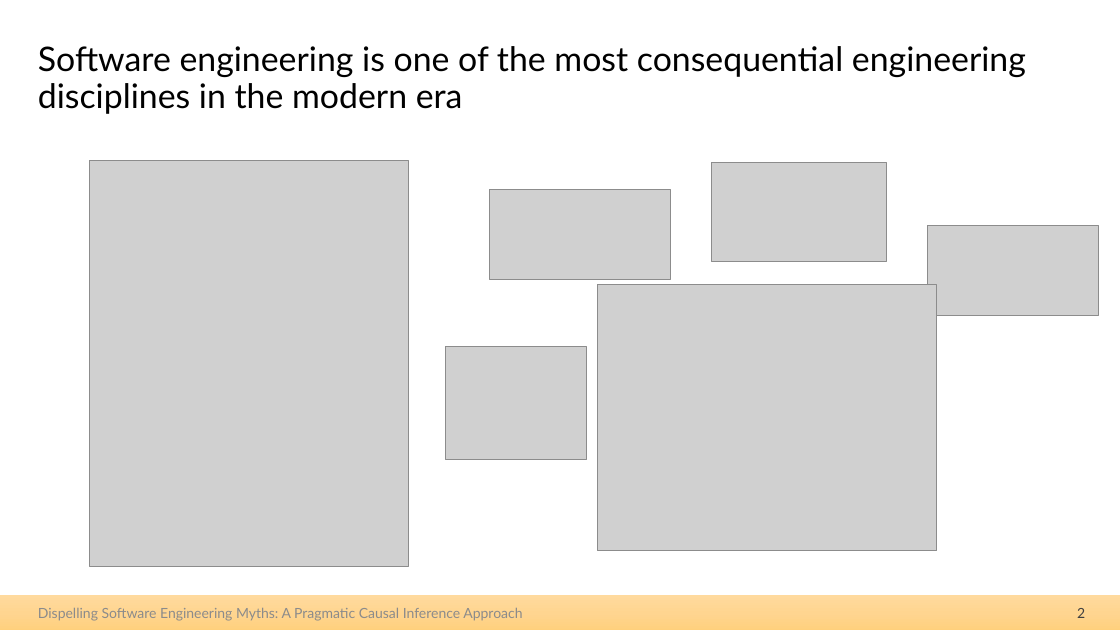
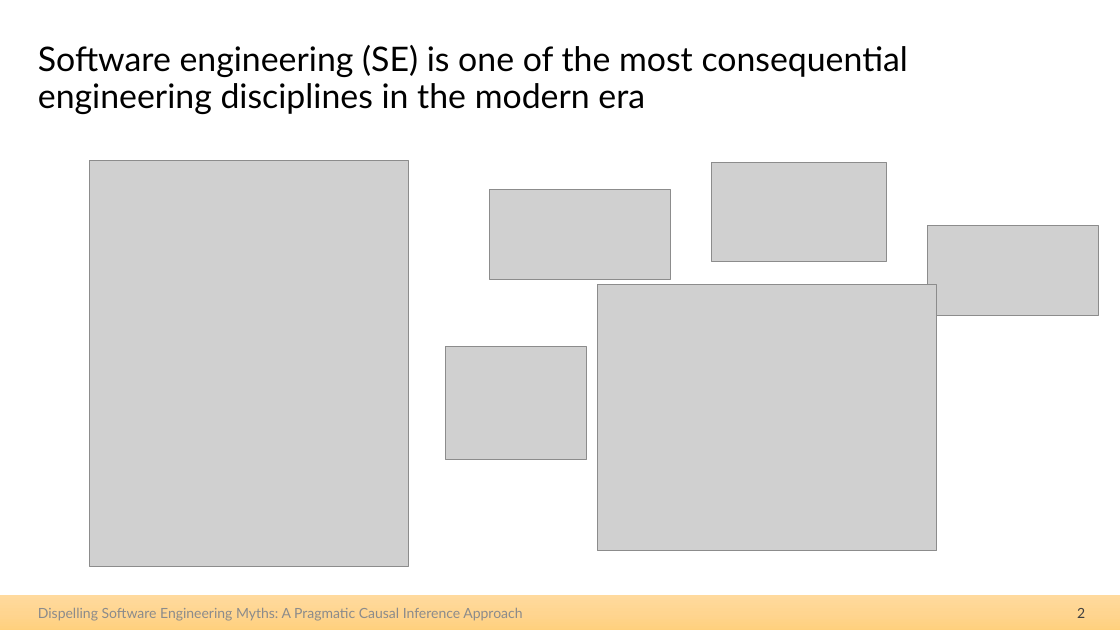
Before and after one commit to hehao98/Thesis, a slide deck: slide 2 of 2026.09.21-Thesis Defense.pptx. Drawn at 1120x630 pixels with LibreOffice and Linux fonts; fonts in the diff are those of the drawing; grey boxes stand for pictures. Boxes give left, top, right and bottom in pixels: in the first picture for what was removed or moved away, otherwise in the second. Text is boxed around its words. In the diff, an @@ line names an element or a change of style, - is before the commit and + after.

```diff
--- a/2026.09.21-Thesis Defense.pptx
+++ b/2026.09.21-Thesis Defense.pptx
@@ title at [38,45,908,114]: text changed @@
-Software engineering is one of the most consequential engineering disciplines in the modern era
+Software engineering (SE) is one of the most consequential engineering disciplines in the modern era
```
Also in this commit, not shown: 1 other slide changed, 1 slide added, 1 other file.
